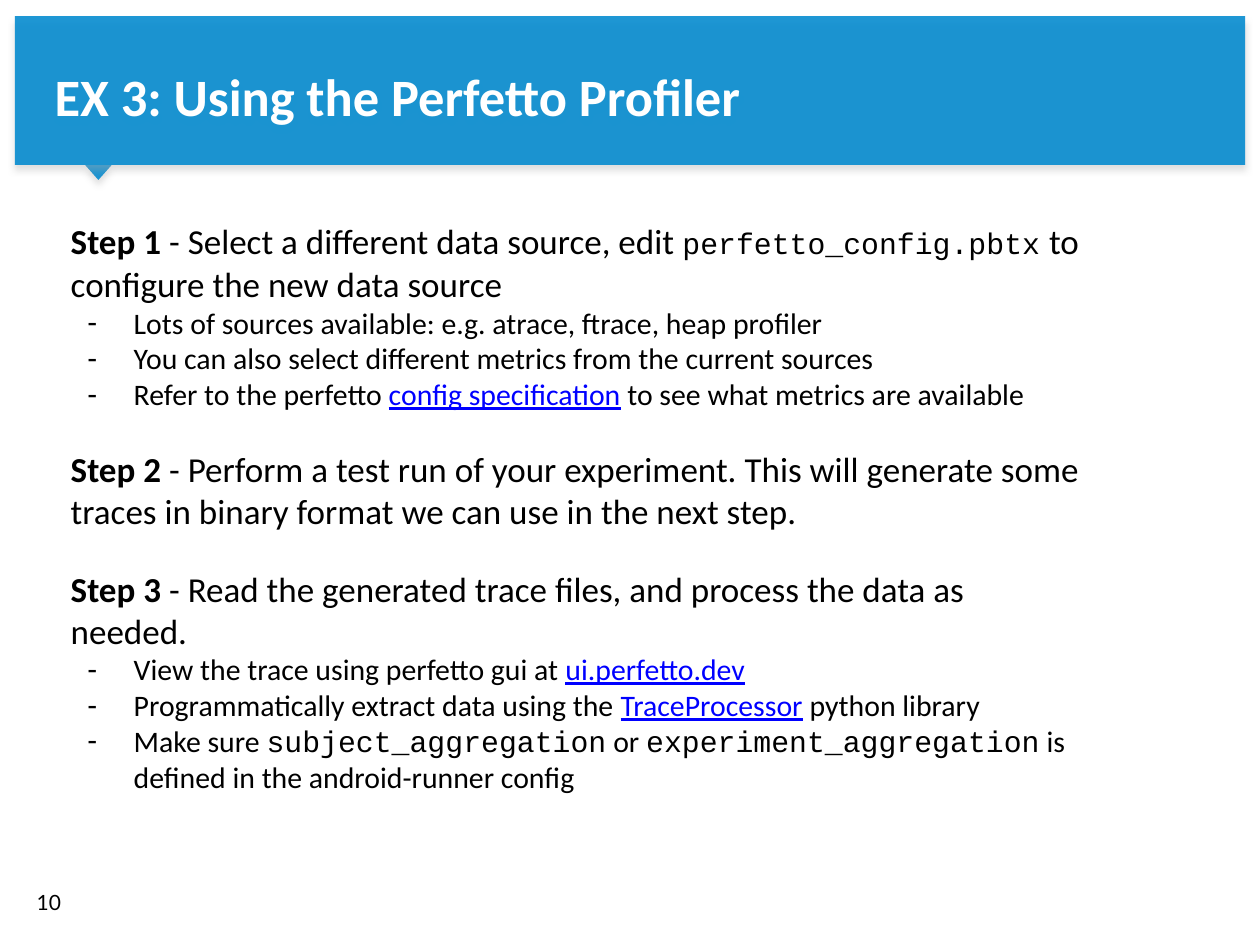
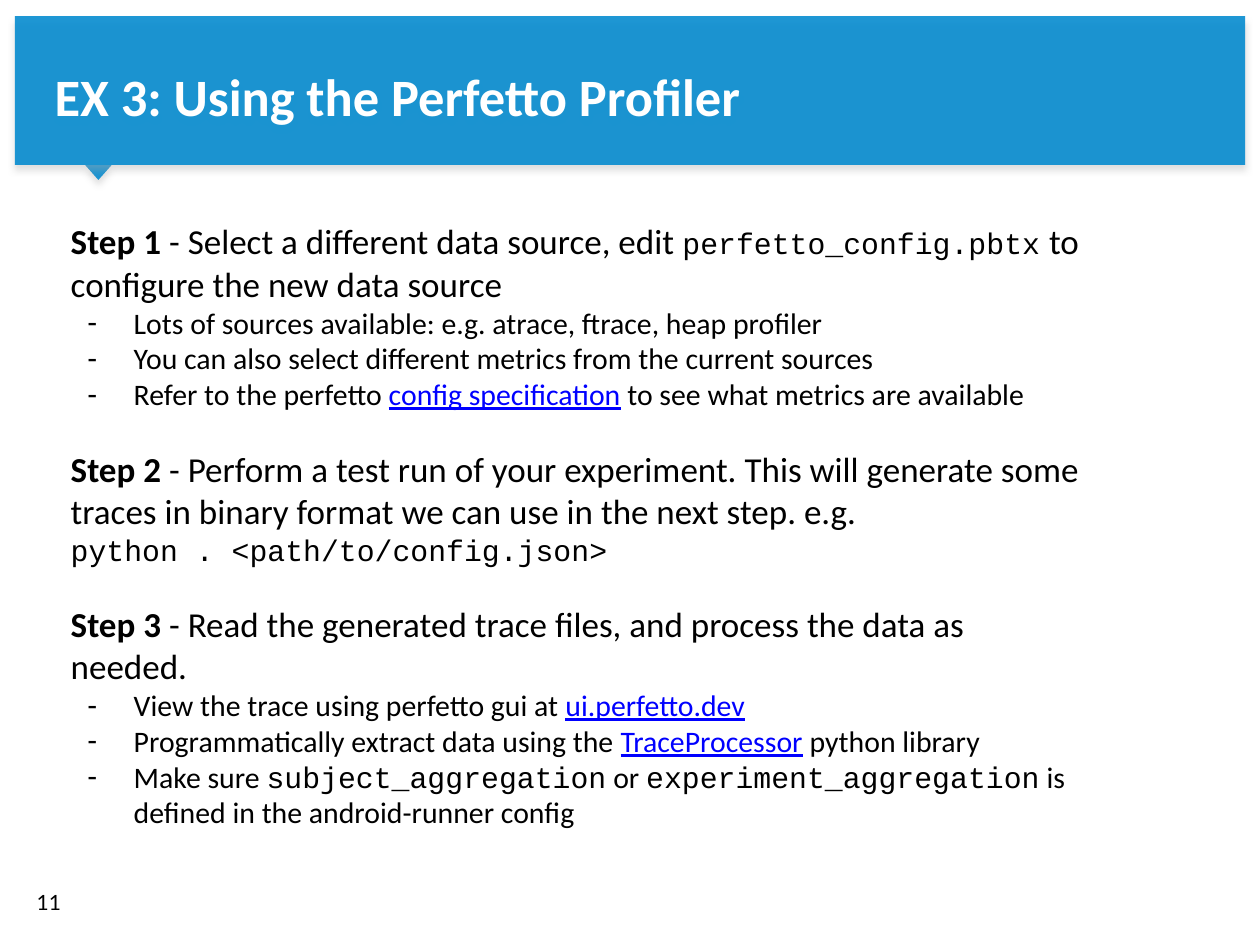
Before and after one commit to S2-group/green-lab, a slide deck: slide 11 of Lab 2/Green Lab - Lab 2.pptx (slide 10 before the commit). Drawn at 1260x945 pixels with LibreOffice and Linux fonts; fonts in the diff are those of the drawing; background and template pictures are left out. Boxes give left, top, right and bottom in pixels: in the first picture for what was removed or moved away, otherwise in the second. Text is boxed around its words. In the diff, an @@ line names an element or a change of style, - is before the commit and + after.

```diff
--- a/Lab 2/Green Lab - Lab 2.pptx
+++ b/Lab 2/Green Lab - Lab 2.pptx
@@ text at <box>71,457,1079,568</box>: text changed @@
-Step 2 - Perform a test run of your experiment. This will generate some traces in binary format we can use in the next step.
+Step 2 - Perform a test run of your experiment. This will generate some traces in binary format we can use in the next step. e.g.
+python . <path/to/config.json>
@@ page number at <box>37,895,61,910</box>: text changed @@
-10
+11
```
Also in this commit, not shown: 4 other slides changed, 2 slides added, 1 other file.
